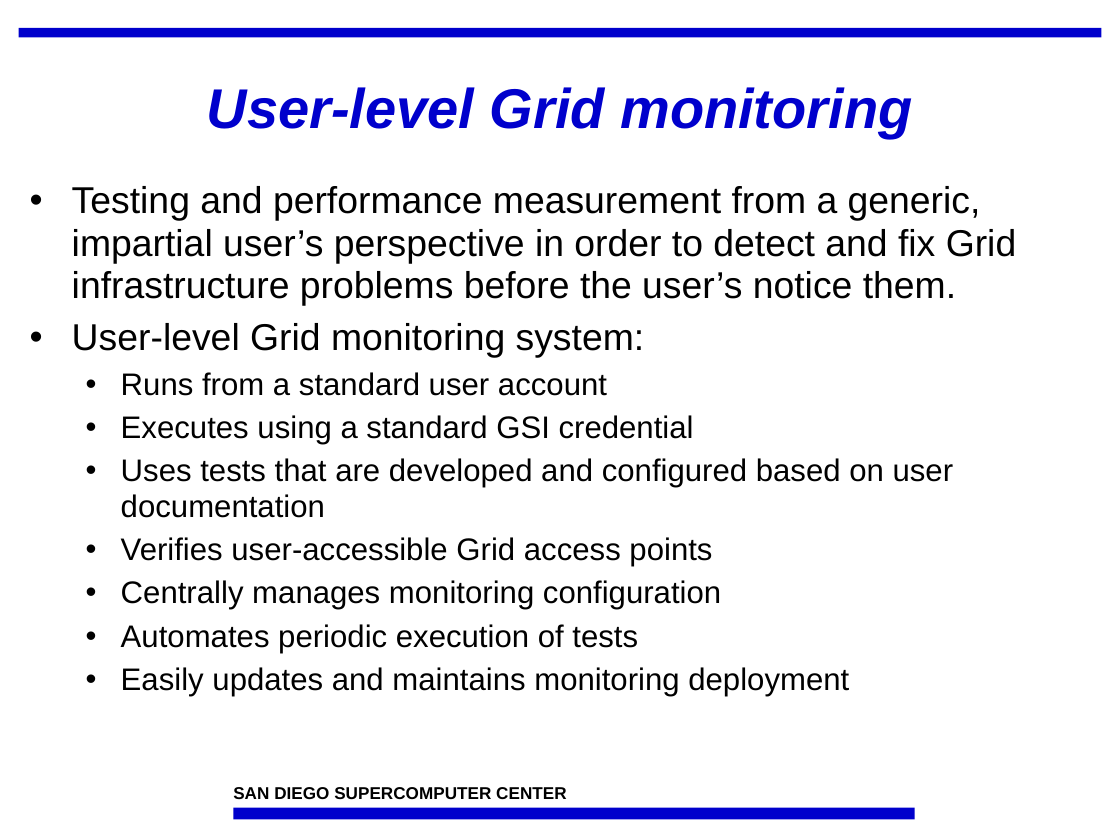
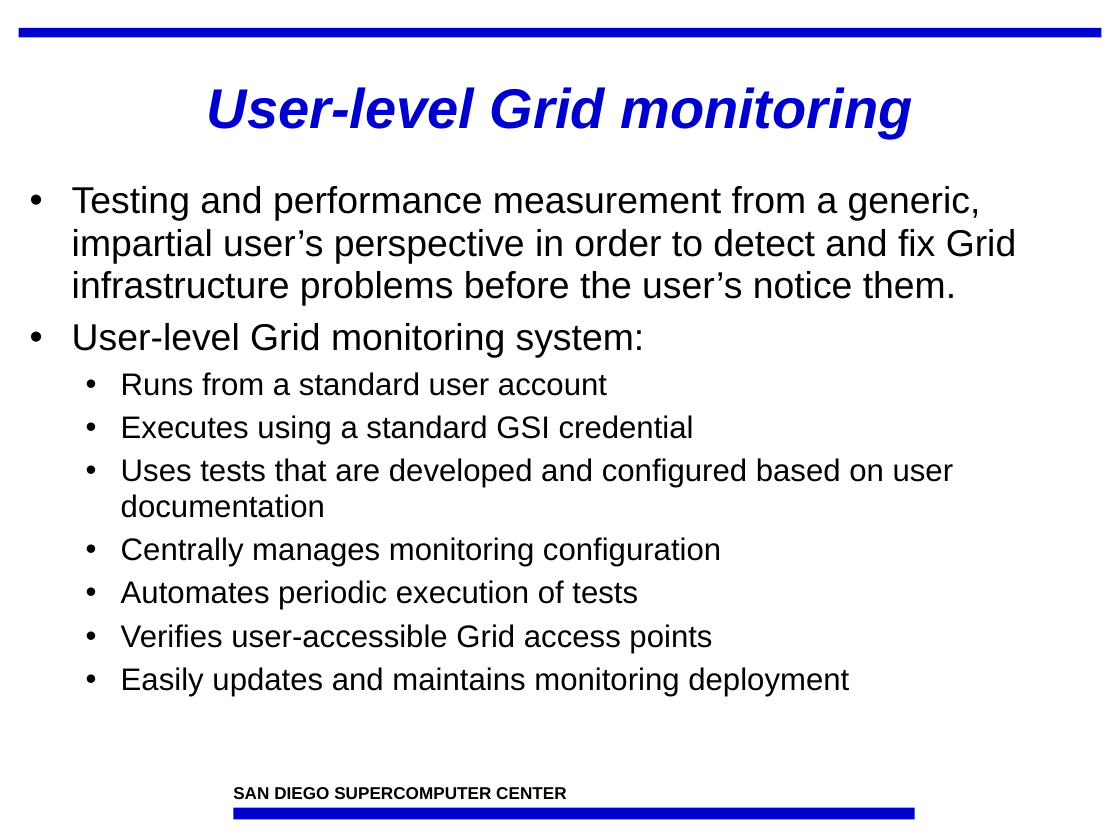
Before and after one commit to IncaProject/inca-xsede, a slide deck: slide 3 of talks/sc07/inca-sc07.ppt. Drawn at 1120x840 pixels with LibreOffice and Linux fonts; fonts in the diff are those of the drawing; background and template pictures are left out. Boxes give left, top, right and bottom in pixels: in the first picture for what was removed or moved away, otherwise in the second. Text is boxed around its words. In the diff, an @@ line names an element or a change of style, - is before the commit and + after.

```diff
--- a/talks/sc07/inca-sc07.ppt
+++ b/talks/sc07/inca-sc07.ppt
@@ text at bbox=[121, 537, 712, 566]: paragraph removed @@
-  • Verifies user-accessible Grid access points
@@ text at bbox=[121, 624, 712, 653]: paragraph added @@
+  • Verifies user-accessible Grid access points
```
Also in this commit, not shown: 6 other slides changed, 1 slide added, 3 other files.
